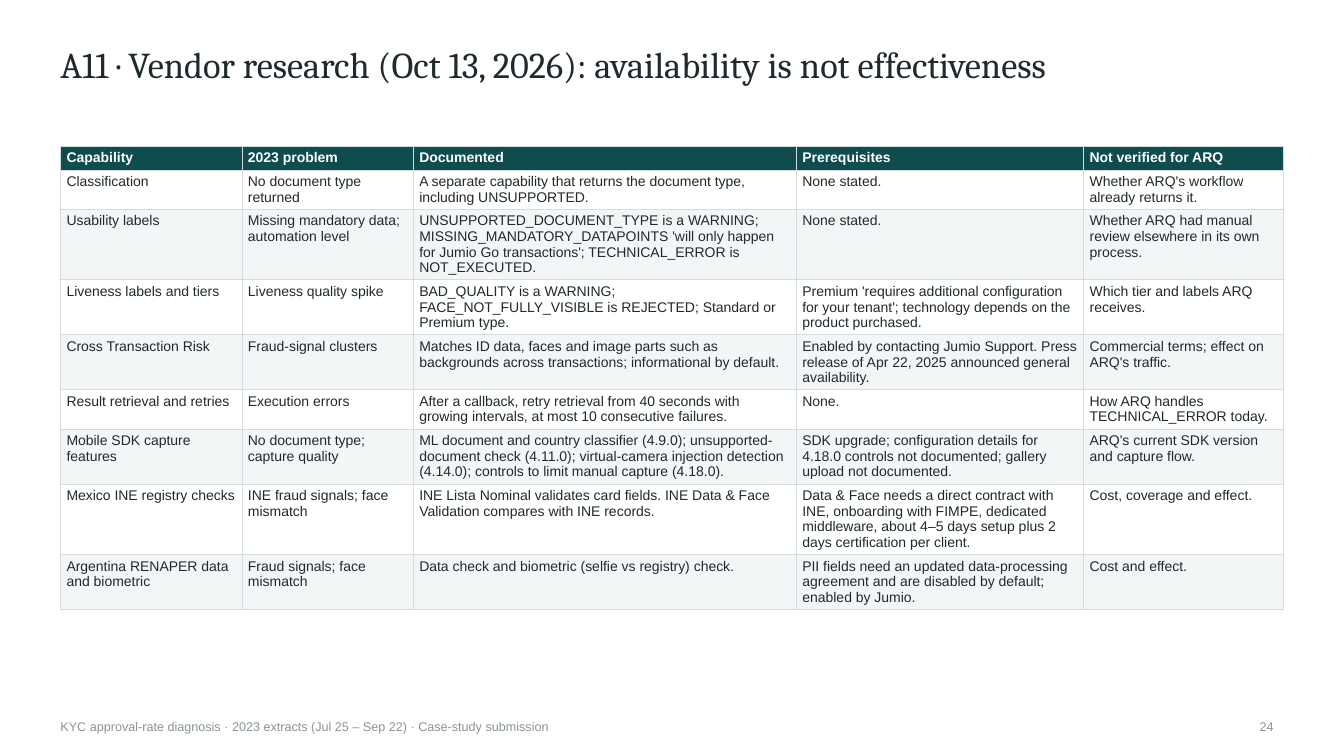
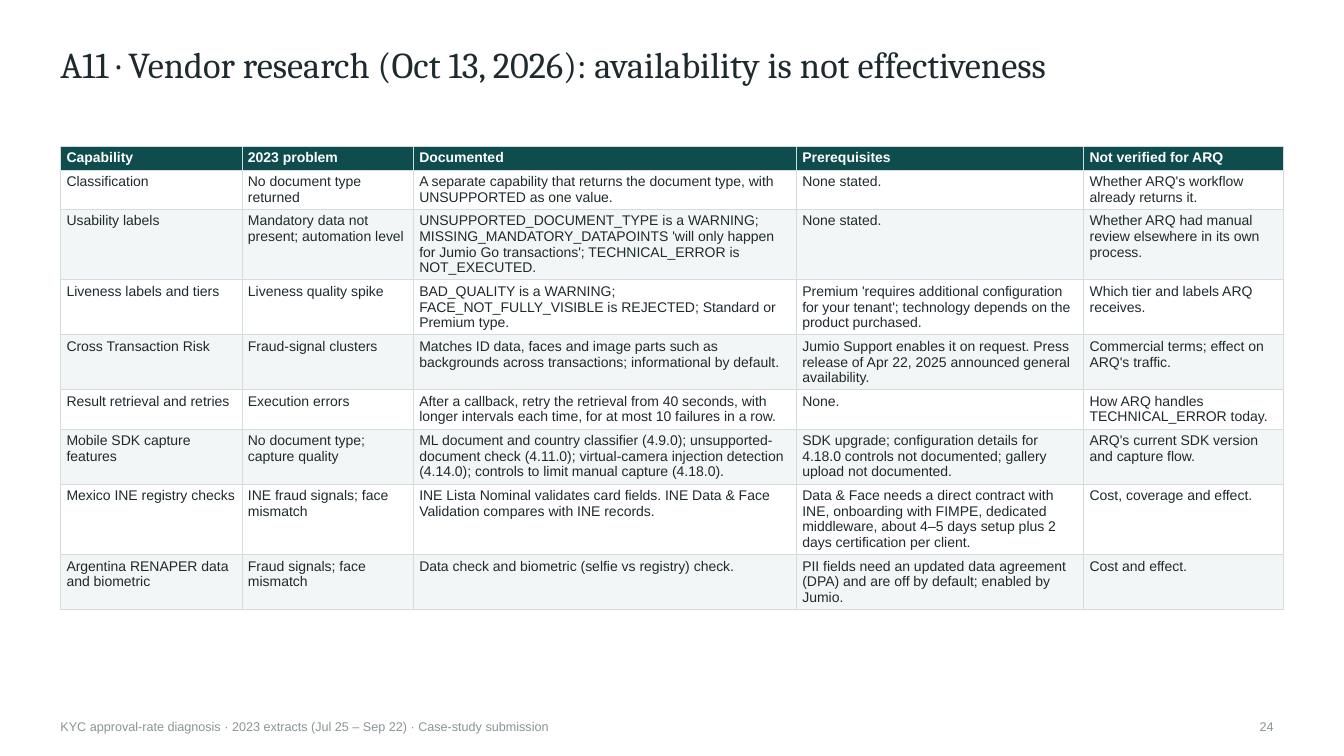
Before and after one commit to prosolkin/arq-kyc, a slide deck: slide 24 of analysis/export/kyc-approval-deck.pptx. Drawn at 1344x756 pixels with LibreOffice and Linux fonts; fonts in the diff are those of the drawing. Boxes give left, top, right and bottom in pixels: in the first picture for what was removed or moved away, otherwise in the second. Text is boxed around its words. In the diff, an @@ line names an element or a change of style, - is before the commit and + after.

```diff
--- a/analysis/export/kyc-approval-deck.pptx
+++ b/analysis/export/kyc-approval-deck.pptx
@@ table at (60, 146, 1284, 606) @@
-row 2, column 3: A separate capability that returns the document type, including UNSUPPORTED.
+row 2, column 3: A separate capability that returns the document type, with UNSUPPORTED as one value.
-row 3, column 2: Missing mandatory data; automation level
+row 3, column 2: Mandatory data not present; automation level
-row 5, column 4: Enabled by contacting Jumio Support. Press release of Apr 22, 2025 announced general availability.
+row 5, column 4: Jumio Support enables it on request. Press release of Apr 22, 2025 announced general availability.
-row 6, column 3: After a callback, retry retrieval from 40 seconds with growing intervals, at most 10 consecutive failures.
+row 6, column 3: After a callback, retry the retrieval from 40 seconds, with longer intervals each time, for at most 10 failures in a row.
-row 9, column 4: PII fields need an updated data-processing agreement and are disabled by default; enabled by Jumio.
+row 9, column 4: PII fields need an updated data agreement (DPA) and are off by default; enabled by Jumio.
```
Also in this commit, not shown: 18 other slides changed, 43 other files.
